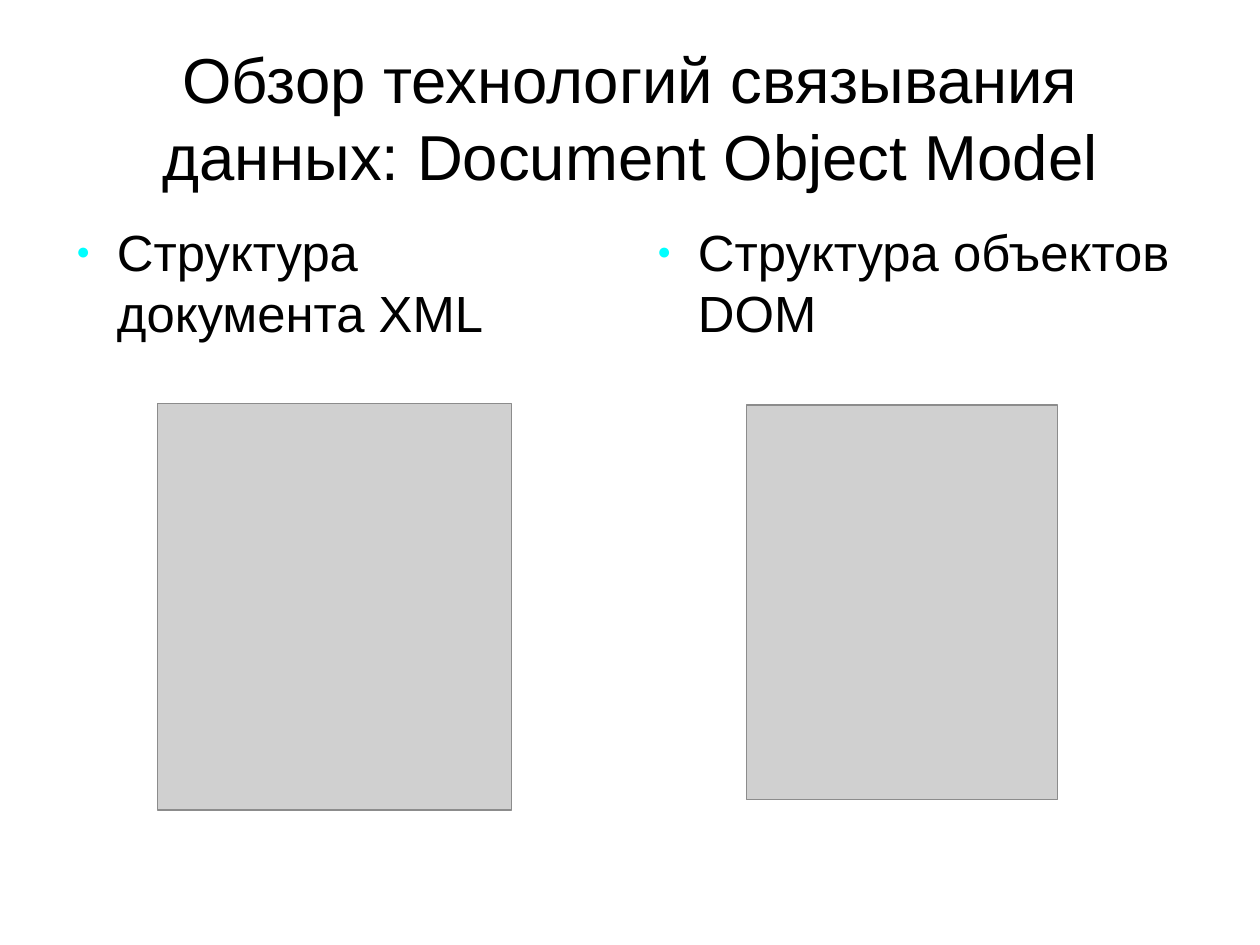
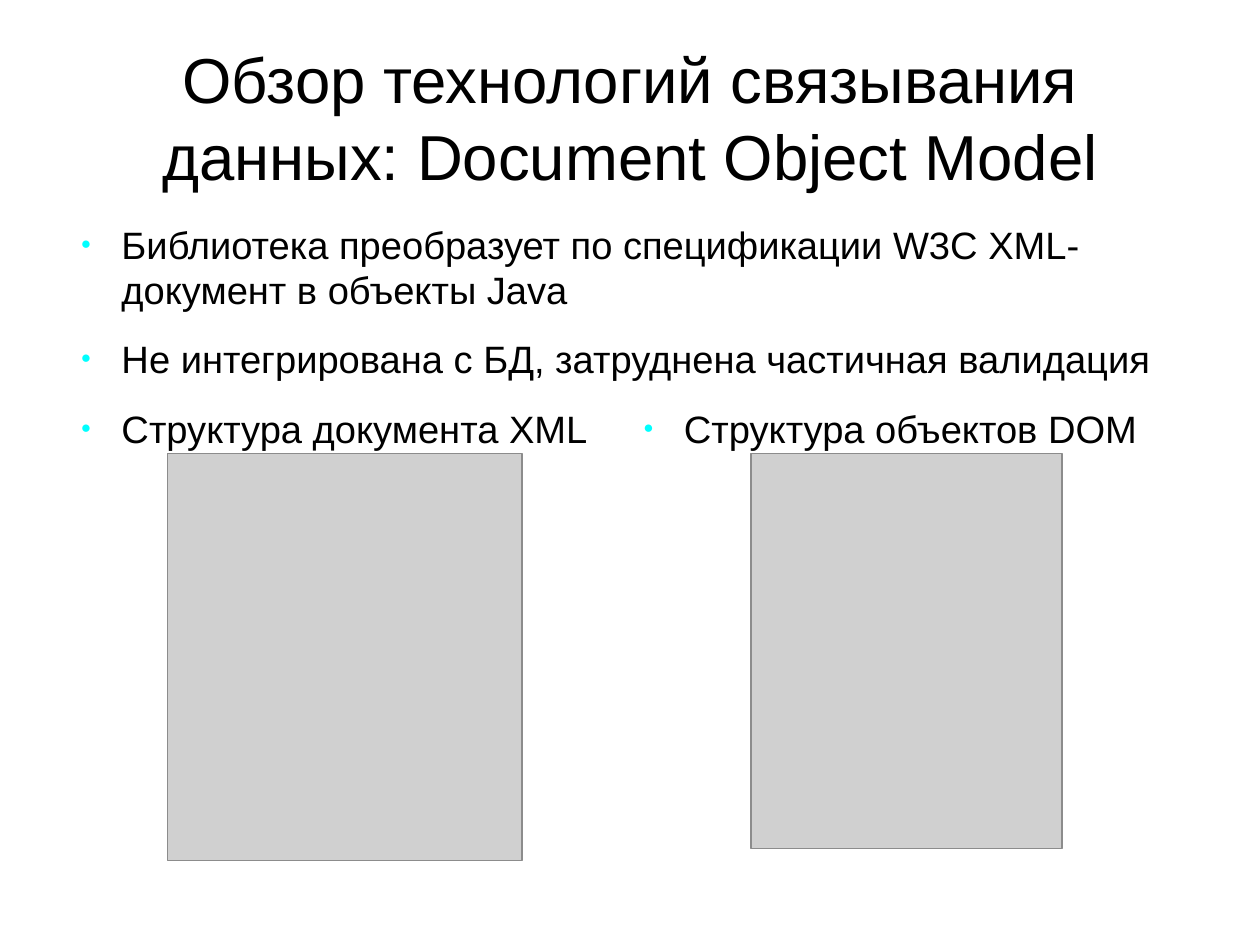
Before and after one commit to aeremenok/a-team-777, a slide deck: slide 8 of diploma/eav/diploma/demo.odp (slide 7 before the commit). Drawn at 1260x945 pixels with LibreOffice and Linux fonts; fonts in the diff are those of the drawing; grey boxes stand for pictures. Boxes give left, top, right and bottom in pixels: in the first picture for what was removed or moved away, otherwise in the second. Text is boxed around its words. In the diff, an @@ line names an element or a change of style, - is before the commit and + after.

```diff
--- a/diploma/eav/diploma/demo.odp
+++ b/diploma/eav/diploma/demo.odp
@@ text added at bbox=[121, 231, 1150, 381], 24 pt, text #000000 @@
+● Библиотека преобразует по спецификации W3C XML-документ в объекты Java
+● Не интегрирована с БД, затруднена частичная валидация
@@ text "Структура документа XML" at bbox=[121, 416, 587, 451]: size 32 to 24 pt @@
@@ text "Структура документа XML": place and size @@
-text "Структура документа XML" at bbox=[117, 235, 483, 343]
+text "Структура документа XML" at bbox=[121, 416, 587, 451]
@@ text "Структура объектов DOM": place and size @@
-text "Структура объектов DOM" at bbox=[698, 233, 1169, 333]
+text "Структура объектов DOM" at bbox=[684, 415, 1137, 451]
@@ text "Структура объектов DOM" at bbox=[684, 415, 1137, 451]: size 32 to 24 pt @@
@@ picture: place and size @@
-picture at bbox=[158, 404, 512, 811]
+picture at bbox=[168, 454, 523, 861]
@@ picture: place and size @@
-picture at bbox=[747, 405, 1058, 800]
+picture at bbox=[751, 454, 1062, 850]
```
Also in this commit, not shown: 1 other slide changed, 5 slides added, 4 slides removed, 1 other file.
